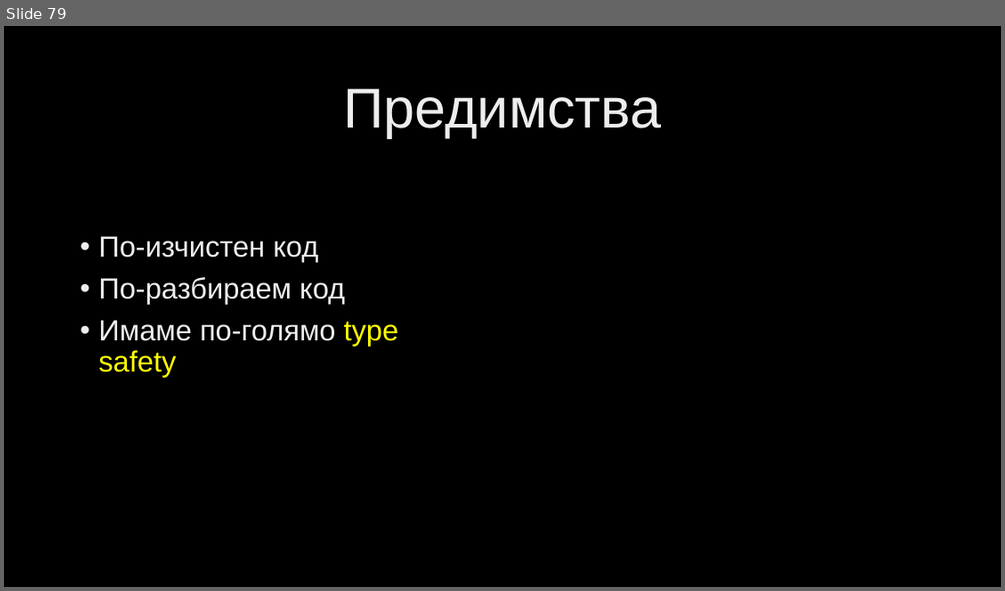
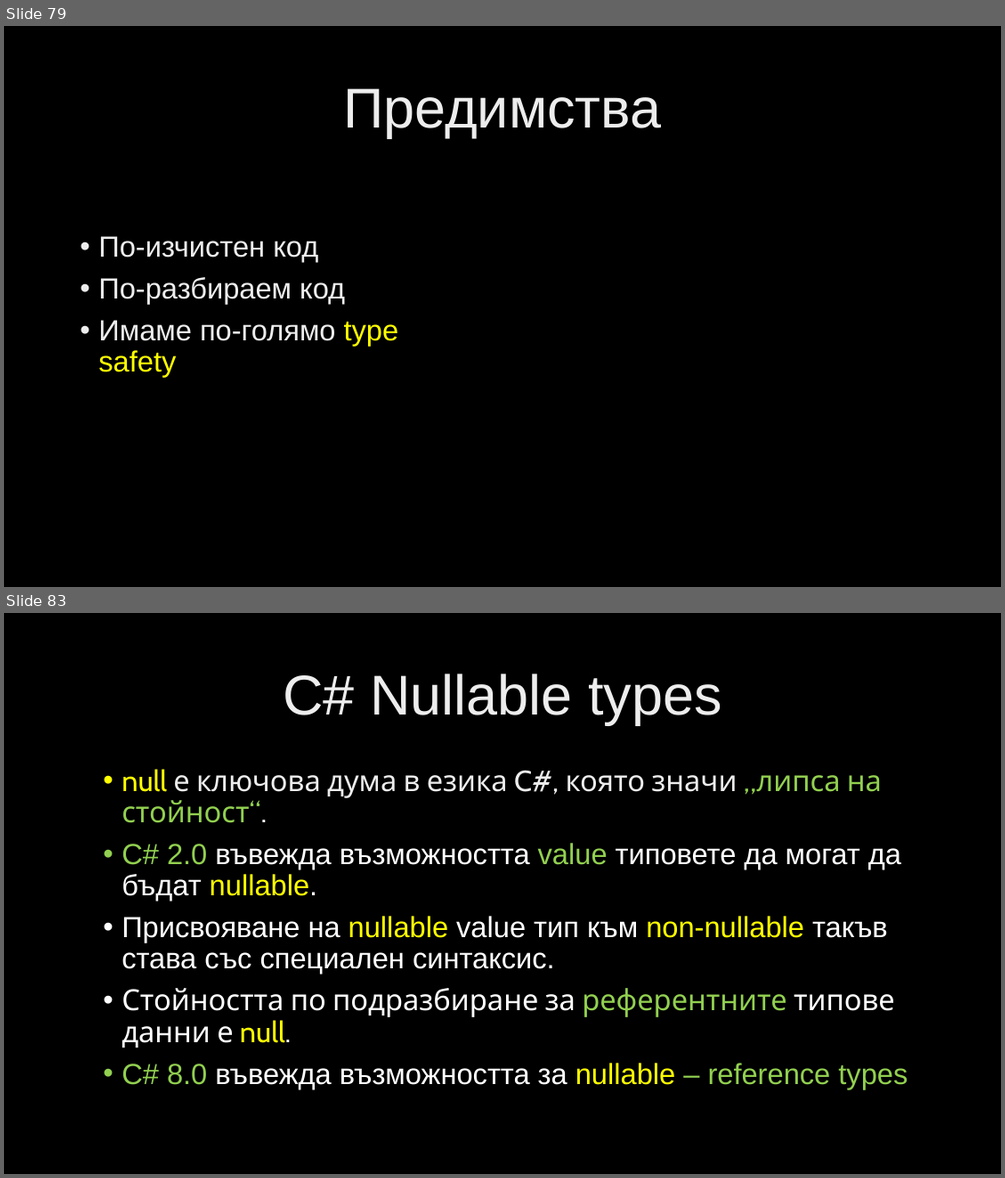
Before and after one commit to velizar92/CSharp-Programming-Presentations, a slide deck: C# Intermediate.pptx. Shown one above the other, each under a label of ours: slide 79 before the commit, slides 79 and 83 after it; the slides between them are not shown. The pictures are 1005x591 and 1005x1178 pixels, drawn with LibreOffice and Linux fonts; fonts in the diff are those of the drawing; background and template pictures are left out. Boxes give left, top, right and bottom in pixels: in the first picture for what was removed or moved away, otherwise in the second. Text is boxed around its words. In the diff, an @@ line names an element or a change of style, - is before the commit and + after.

Commit message:
Adding of new info + new topic -> Nullable types

```diff
--- a/C# Intermediate.pptx
+++ b/C# Intermediate.pptx
@@ slide 83 added at box(4, 613, 1001, 1174), background picture (left out) @@
@@ title added at box(283, 674, 722, 725), 54 pt, text gradient #BFBFBF to #EDEDED to #FFFFFF @@
+C# Nullable types
@@ text added at box(121, 769, 907, 1089), 28 pt, text #FFFFFF @@
+• null е ключова дума в езика C#, която значи „липса на стойност“.
+• C# 2.0 въвежда възможността value типовете да могат да бъдат nullable.
+• Присвояване на nullable value тип към non-nullable такъв става със специален синтаксис.
+• Стойността по подразбиране за референтните типове данни е null.
+• C# 8.0 въвежда възможността за nullable – reference types
```
Also in this commit, not shown: 3 other slides added.
